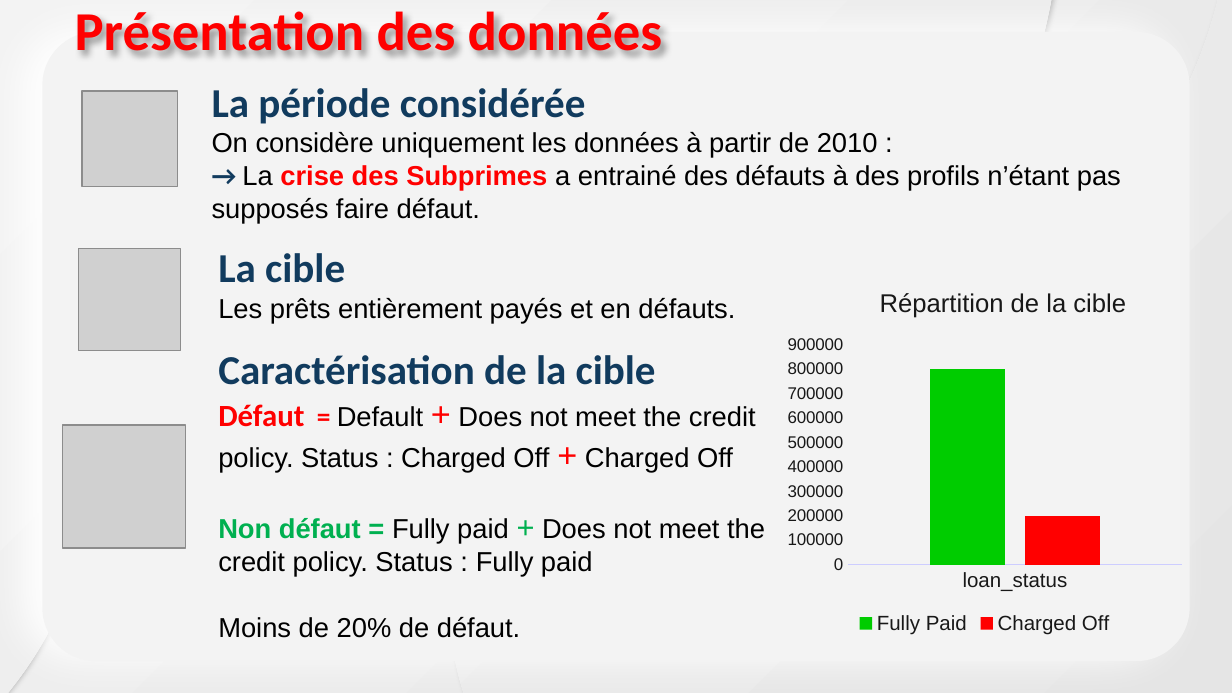
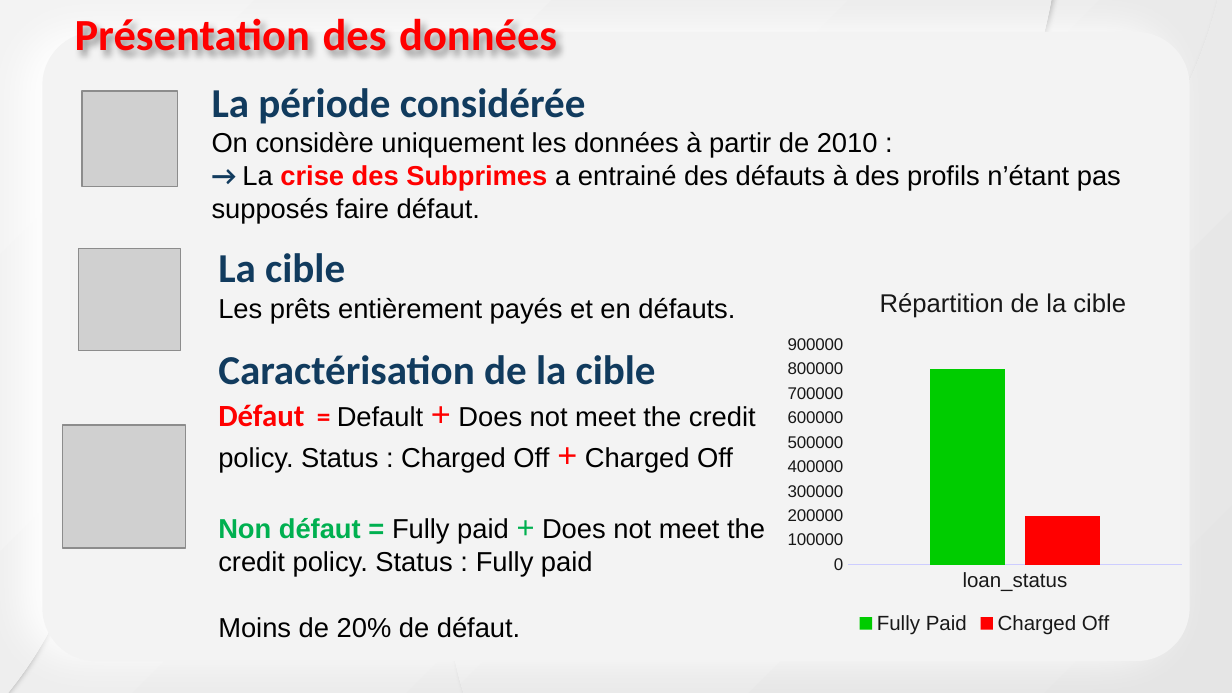
Before and after one commit to aadmberrada/loan_investments, a slide deck: slide 4 of Présentation_Lending_Club_Scoring.pptx. Drawn at 1232x693 pixels with LibreOffice and Linux fonts; fonts in the diff are those of the drawing; grey boxes stand for pictures. Boxes give left, top, right and bottom in pixels: in the first picture for what was removed or moved away, otherwise in the second. Text is boxed around its words. In the diff, an @@ line names an element or a change of style, - is before the commit and + after.

```diff
--- a/Présentation_Lending_Club_Scoring.pptx
+++ b/Présentation_Lending_Club_Scoring.pptx
@@ text "Présentation des données" at (75,19,557,56): size 32 to 26 pt @@
```
Also in this commit, not shown: 12 other slides changed, 2 other files.
